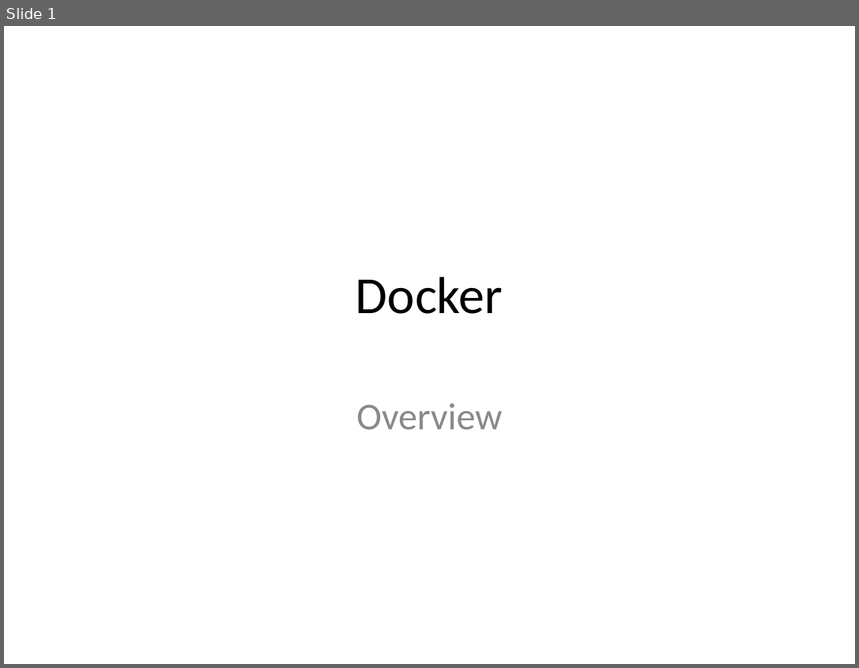
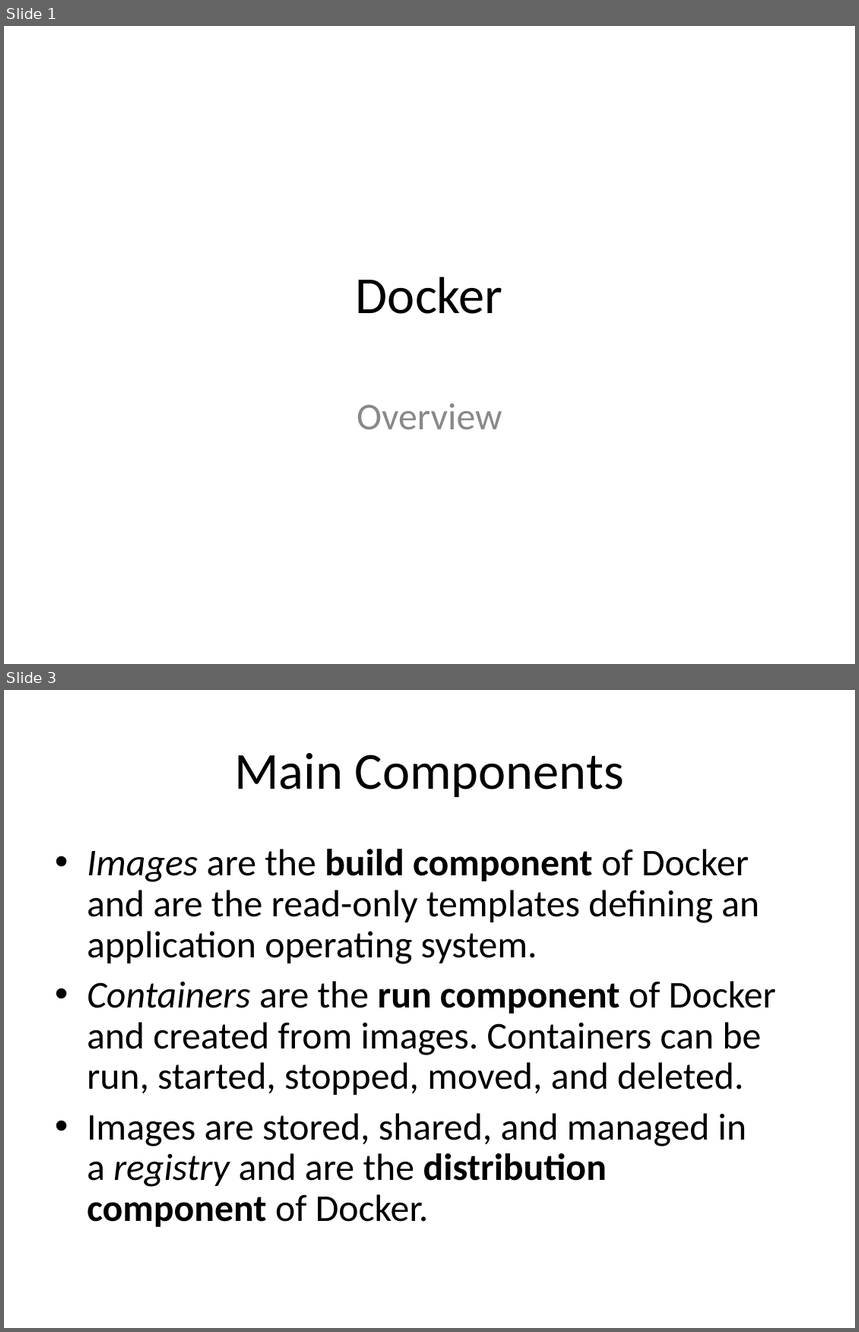
Before and after one commit to bobwares/training, a slide deck: presentations/Docker.ppt. Shown one above the other, each under a label of ours: slide 1 before the commit, slides 1 and 3 after it; the slides between them are not shown. The pictures are 859x668 and 859x1332 pixels, drawn with LibreOffice and Linux fonts; fonts in the diff are those of the drawing. Boxes give left, top, right and bottom in pixels: in the first picture for what was removed or moved away, otherwise in the second. Text is boxed around its words. In the diff, an @@ line names an element or a change of style, - is before the commit and + after.

```diff
--- a/presentations/Docker.ppt
+++ b/presentations/Docker.ppt
@@ slide 3 added at (x1=4, y1=690, x2=855, y2=1328), background #FFFFFF @@
@@ title added at (x1=234, y1=753, x2=624, y2=797), 44 pt, text #000000 @@
+Main Components
@@ text added at (x1=87, y1=849, x2=776, y2=1227), 32 pt, text #000000 @@
+• Images are the build component of Docker and are the read-only templates defining an application operating system.
+• Containers are the run component of Docker and created from images. Containers can be run, started, stopped, moved, and deleted.
+• Images are stored, shared, and managed in a registry and are the distribution component of Docker.
```
Also in this commit, not shown: 1 slide changed, 8 other slides added.
